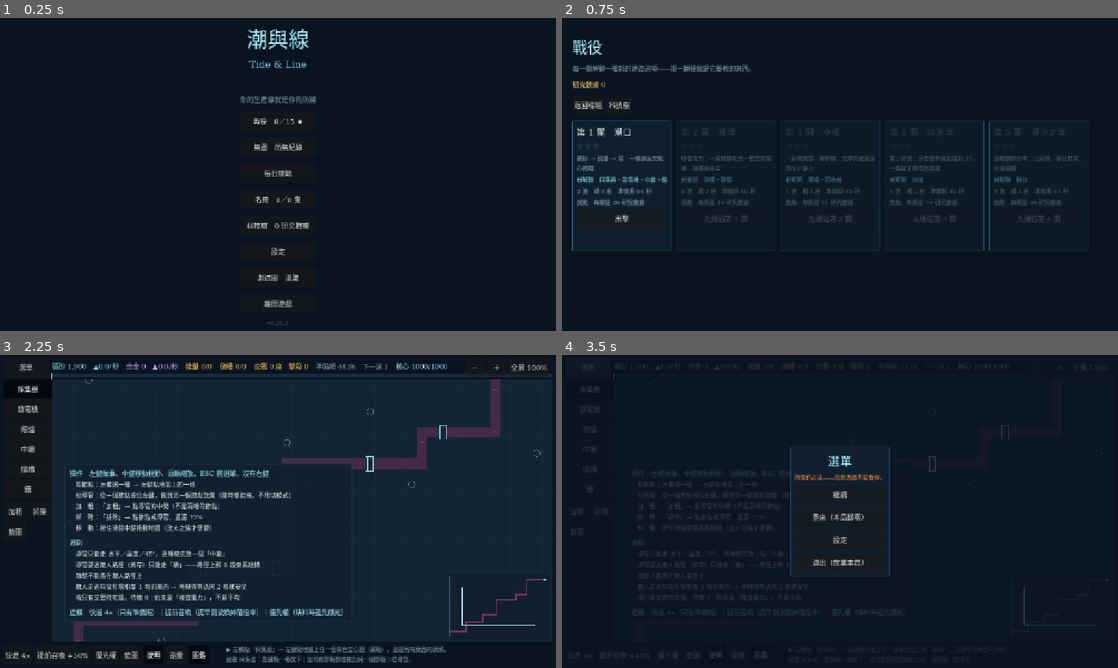
Above: before the commit, frames 1-4 (two rows, left to right).
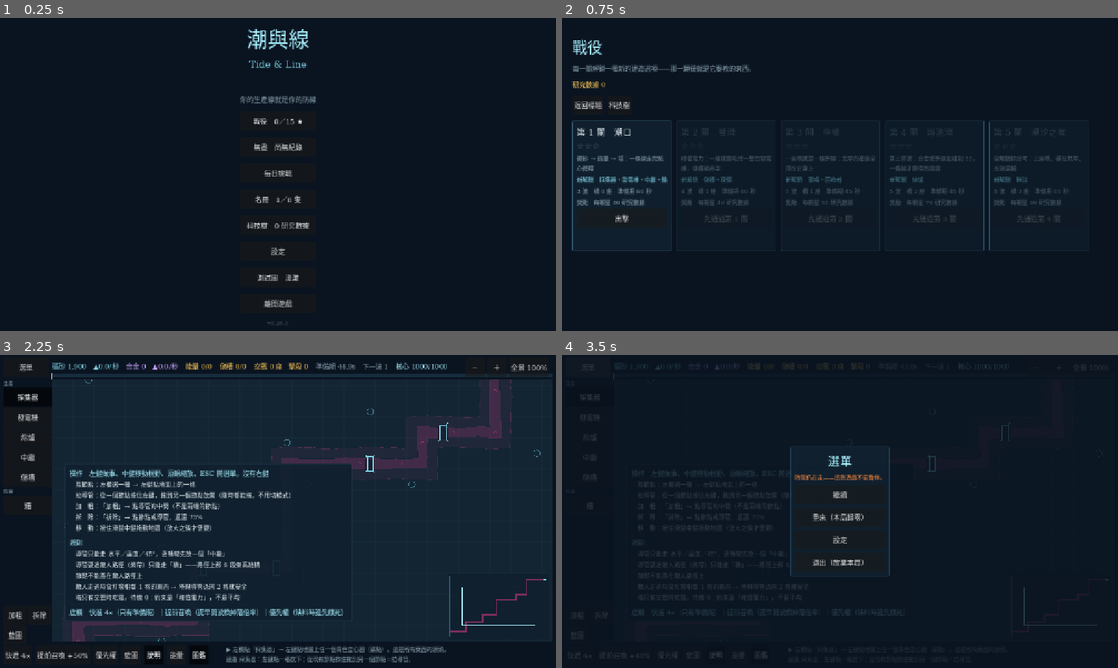
Above: after the commit, the same moments.

Repository: XiaoLin-001/TheGame
Game: Godot game, scene res://scenes/Main.tscn
Same seed, same stepped clock (60 frames per second), same inputs: the game is played once before the commit and once after it.
Inputs:
- Up to frame 1 (0.25 s): no input
- Up to frame 2 (0.75 s): click "戰役 0／15 ★" at 0.5 s
- Up to frame 3 (2.25 s): click "返回標題" at 1.25 s; click "無盡 尚無紀錄" at 2 s
- Up to frame 4 (3.5 s): click "選單" at 2.75 s

The runs differ from the first frame. In frame 3, 1.4% of the frame differs, in the area x 0-93%, y 7-92%; in frame 4, 0.1%.

Commit message:
B2.4.2／B2.4.3 美術稽核與地圖底層（VERSION 0.26.0）
對 v0.25.1 實機逐張截圖稽核（20_ART_DIRECTION.md §7），修掉 A 級全部。
稽核最重要的結論：問題大多不是「文件缺了設計」，而是「實作沒有做到文件
已經寫下的設計」——這一批多半是還債。

A-1 建造欄溢位（功能缺陷，B2.4 造成）：13 種可建造時「藍圖」鈕掉出畫面，
而 TL_CLICKTEST 全程沒紅過——_press() 是往座標送合成事件的，被蓋住甚至
被推出畫面的鈕照樣按得到（RG-139）。判準改成幾何的，並分兩種東西問：
釘住的東西不得越過 BAR_Y、最後一顆建造鈕捲到底之後要整顆在視窗內。
紅得起來。清單裝進捲動容器（M3 是 29 顆鈕，任何「剛好排得下」的方案都
只是把同一個 bug 往後推一批），順手補上生產／防線分段。

A-2 路徑帶抖動邊緣：§0 統御命題要求混沌側不對齊網格，而它一直是完美的
軸對齊矩形。Shapes.band_jitter()，振幅約 ±4px、零 RNG、掛在格點上不是
格子上（相鄰兩格共用的角落要算出同一個偏移，否則帶子會裂開）。
★ 刻意克制的第一版，等使用者看過再定案。

C-1 侵蝕暈 ＝ walk-by 傷害半徑（使用者拍板）：路徑外一格填色 ＋ 最外圈
一條輪廓線。只有填色說得出「這附近危險」，說不出「危險到哪裡為止」，
而後者才是玩家要下的決定。

A-4 核心 30 → 42px ＋ 3px 描邊 ＋ 極慢呼吸。原本和採集器沒有量級差，
而這是全遊戲唯一一個「歸零就結束」的物件。

B-1 跨越點：落影改滿格＋偏移（有偏移才讀得出高度），引道改真的 45°。
三個元素本來就都在，問題是強度與語彙。

❌ 撤回 A-3（誤判）：宣稱轉角 alpha 疊兩次，查證後完全不成立。記成
RG-141——縮圖上讀到的瑕疵，在變成工作項目之前必須先拍一張近照。

15 支 1290 項全過；八條 clicktest 全 PASS（原始碼樹與 exe 各一輪）；
TL_NAKED 檢定通過。

Co-Authored-By: Claude Opus 5 <noreply@anthropic.com>

Diff:
--- a/godot/scripts/core/GameState.gd
+++ b/godot/scripts/core/GameState.gd
@@ -10,7 +10,7 @@
 ## `0.<全域批次序號>.<修補>`。**批次編號就編在版本號裡**，所以這裡不再另存一個
 ## `BATCH` 字串——B0.6 與 B0.6.1 連續兩批都忘了同步它，標題畫面掛著 `B0.5` 三天。
 ## 兩個必須手動保持一致的常數，遲早會不一致；批次名稱在 `CHANGELOG.md` 與 git log。
-const VERSION := "0.25.1"
+const VERSION := "0.26.0"
 
 const GAME_NAME := "潮與線"
 const GAME_NAME_EN := "Tide & Line"
--- a/godot/scripts/render/Shapes.gd
+++ b/godot/scripts/render/Shapes.gd
@@ -66,6 +66,31 @@
 	return Vector2(cell.x * GRID, cell.y * GRID)
 
 
+## ★ 路徑帶的邊緣抖動（`20_ART_DIRECTION.md` §1.6、§7.1 A-2）。
+##
+## §0 是全文件的統御命題：**秩序＝直線／對齊網格／銳角；混沌＝曲線／不對齊／抖動**。
+## §1.6 因此要求路徑帶「不對齊網格的抖動邊緣」——而 B2.4.2 之前它是一個
+## **完美的軸對齊矩形**：畫面上最大的一塊混沌側元素，是整張圖裡最幾何的東西。
+##
+## ── 三個實作決定 ──────────────────────────────────────────────────────
+## **① 抖動掛在「格點」上，不是「格子」上。** 相鄰的兩格共用同一個角落，
+##    偏移量必須是那個**格點座標**的函式，兩邊才算得出同一個值——掛在格子上
+##    會讓每一格各偏各的，帶子裂成一排錯開的方塊。
+## **② 零 RNG。** 純粹是座標的函式，所以 `TL_SHOT` 同參數在任何機器上拍出
+##    同一張圖（`30_TECH_DESIGN.md` §2.4 那條紀律延伸到渲染）。
+## **③ 只有外緣抖，內部格點回傳零**（呼叫端判斷），否則帶子內部會出現裂縫。
+##
+## 振幅約 ±4px（兩個不同頻率的正弦疊加，避免看出週期）。**這是刻意克制的一版**
+## ——32px 的格子上 4px 剛好讓邊緣「不是機器畫的」，又不至於吵。
+static func band_jitter(gx: int, gy: int) -> Vector2:
+	var x := float(gx)
+	var y := float(gy)
+	return Vector2(
+		sin(x * 1.73 + y * 0.61) * 2.4 + sin(y * 2.19) * 1.6,
+		cos(y * 1.51 + x * 0.83) * 2.4 + sin(x * 2.41) * 1.6
+	)
+
+
 ## 網格線。1px、border.subtle、透明度 20%（§1.5）。
 static func draw_grid(ci: CanvasItem, rect: Rect2) -> void:
 	var c := Palette.alpha(Palette.BORDER_SUBTLE, 0.2)
--- a/godot/scripts/screens/Battle.gd
+++ b/godot/scripts/screens/Battle.gd
@@ -28,6 +28,18 @@
 ## 取在 1.2：現行三種是 1.6／1.0／0.6，門檻落在漂蟲（基準 1.0）之上一截，
 ## 所以 M3 補敵人時「比基準明顯快」才拿得到這個視覺，不是隨便快一點就有。
 const SWIFT_SPEED := 1.2
+
+## ★ 底欄的 y（B2.4.2 常數化）。它原本是三處各寫一次的 `668`，而 A-1 那個缺陷
+## 正好是「建造欄長到蓋住底欄」——兩個會互相碰撞的東西，座標必須是同一個常數。
+const BAR_Y := 668.0
+
+## 建造清單捲動區的高度。**清單再長也只會在這個區域裡捲**，模式鈕永遠釘在
+## 它下面、永遠碰不到底欄。
+##
+## 100 ＝ 模式鈕那一塊實際佔的高度：`vbox 間隔 2 ＋ 間隔物 4 ＋ 間隔 2 ＋ 兩列 44 ＋ 列間 2`。
+## ⚠ 第一版寫 96，實測差 2px（第二列的底邊落在 670，底欄在 668）——**這種
+## 「差幾個像素」的東西不要用眼睛判**，`TL_CLICKTEST` 的 `pinned_ok` 當場印出來。
+const BUILD_LIST_H := BAR_Y - 56.0 - 100.0
 
 ## 地圖左上角。36×19 格 ×32px = 1152×608；左側 120px 留給建造欄，
 ## 浮層與地圖**不重疊**（RG-20 的先行實踐，正式驗收在 B0.6）。
@@ -153,6 +165,8 @@
 var _hint: Label = null
 var _mode_buttons: Dictionary = {}
 var _build_buttons: Dictionary = {}
+## 建造清單的捲動容器（B2.4.2）。模式鈕釘在它**下面**，所以清單再長也推不動它們。
+var _build_scroll: ScrollContainer = null
 var _ff_button: Button = null
 var _summon_button: Button = null
 var _over_panel: Control = null
@@ -509,9 +523,31 @@
 	#   B2.4 在表尾接了三隻新角色之後，「最後一顆」就不再是碎浪了——測試變紅，
 	#   但壞掉的是斷言不是功能。改成問「表尾那一個是誰」，並**另外斷言它真的
 	#   要合金**：少了後半句，表尾哪天換成不用合金的節點，這條會安靜地變成空操作。
+	# ★★★★ **「按得到」不等於「看得到」**（B2.4.2，RG-139）。這一條原本只驗
+	#   最後一顆**建造鈕**的 y，而 `_press()` 是往 `global_position + size*0.5` 送
+	#   合成事件的——**一顆被底欄蓋住、甚至被推到畫面外的鈕，照樣按得到**。
+	#   B2.4 把可建造類型加到 13 種，「加粗／拆除」和底欄疊在一起、「藍圖」整顆
+	#   掉出畫面，而 `blueprint=true` 全程沒紅過。
+	#
+	#   所以判準改成**幾何的**，而且分兩種東西問——**捲出去的清單項目本來就在
+	#   視窗外，那是合法的**，會害人的是被**釘住卻被擠出去**的那幾顆：
+	#     ① 三顆模式鈕與捲動容器本身：永遠不得越過底欄（它們不會捲）。
+	#     ② 最後一顆建造鈕：**捲到底之後**必須整顆在捲動視窗內（同科技樹 RG-47）。
 	var last_type: String = String(_buildable()[_buildable().size() - 1])
 	var last_button: Button = _build_buttons[last_type]
-	var reachable: bool = last_button.global_position.y + 44.0 <= 668.0
+	var pinned_ok: bool = _build_scroll.global_position.y + _build_scroll.size.y <= BAR_Y
+	for b: Variant in _mode_buttons.values():
+		var btn := b as Button
+		if btn.global_position.y + btn.size.y > BAR_Y:
+			pinned_ok = false
+	_build_scroll.scroll_vertical = 999999
+	await get_tree().process_frame
+	var view := Rect2(_build_scroll.global_position, _build_scroll.size)
+	var reachable: bool = (
+		pinned_ok
+		and last_button.size.y >= 44.0
+		and view.encloses(Rect2(last_button.global_position, last_button.size))
+	)
 	_press(last_button)
 	_click(Vector2i(12, 12))
 	for _i in 3:
@@ -625,7 +661,7 @@
 	# 優先權面板 9 列雙欄：整張表要留在畫面內，且不得蓋掉能量面板。
 	var prio_ok: bool = (
 		_prio_panel.size.y > 0.0
-		and _prio_panel.position.y + _prio_panel.size.y <= 668.0
+		and _prio_panel.position.y + _prio_panel.size.y <= BAR_Y
 		and _prio_panel.position.x + _prio_panel.size.x <= _energy_panel.position.x
 	)
 
@@ -1779,14 +1815,102 @@
 			draw_rect(r, Palette.BG_DEEP)
 
 
+## 敵人路徑（`20_ART_DIRECTION.md` §1.6、§7.1 A-2／C-1）。
+##
+## **兩層，由外而內**：
+##   ① **侵蝕暈**（C-1）＝ 路徑外一格。它同時是**敵人 walk-by 的傷害半徑**
+##      （`10_GDD.md` §3.5：每 tick 傷害相鄰 1 格內的建築）。氣氛與規則同一個
+##      元素——一個元素答兩題，和來襲箭羽是同一條理由（§1.6）。
+##   ② **路徑帶本身**。
+##
+## 兩層都走抖動邊緣（`Shapes.band_jitter`），所以混沌側**看起來像混沌側**。
 func _draw_path() -> void:
-	# 敵人路徑屬於**混沌**側：低透明度帶狀底色（20_ART_DIRECTION.md §1.6）。
+	var pathset: Dictionary = s.sets["path"]
+	# ① 侵蝕暈：路徑外一格。**淡到不搶戲**（0.13）——它是底噪不是訊息，
+	#    玩家要讀的是「我的塔壓在這一圈裡就會被啃」，不是「這裡有東西」。
+	var halo := Palette.alpha(Palette.TIDE_DEEP, 0.13)
+	# ★ 外緣描一條線（使用者拍板：「要能讀出傷害半徑」）。
+	#   **只有填色是不夠的**——一塊淡淡的顏色說得出「這附近危險」，說不出
+	#   「危險到哪裡為止」，而後者才是玩家要下的那個決定（塔要退開幾格）。
+	#   線只描**最外圈**，所以它是一條輪廓不是第二條帶子。
+	var edge := Palette.alpha(Palette.TIDE_DEEP, 0.5)
+	for c: Vector2i in _danger_cells():
+		var quad := _band_quad(c, pathset, true)
+		draw_colored_polygon(quad, halo)
+		# 四個邊：鄰居既不是路徑也不是暈 ＝ 這一邊是最外圈。
+		for i in 4:
+			var side: Vector2i = [Vector2i(0, -1), Vector2i(1, 0), Vector2i(0, 1), Vector2i(-1, 0)][i]
+			var n := c + side
+			if not pathset.has(n) and not _is_danger(n, pathset):
+				draw_line(quad[i], quad[(i + 1) % 4], edge, 1.0)
+	# ② 路徑帶本身。
 	var band := Palette.alpha(Palette.TIDE_DEEP, 0.45)
 	for c: Vector2i in s.path:
-		draw_rect(Rect2(_world(c), Vector2(Shapes.GRID, Shapes.GRID)), band)
+		draw_colored_polygon(_band_quad(c, pathset, false), band)
 	_draw_incoming()
 	for c: Vector2i in s.map.get("crossings", []):
 		_draw_crossing(c)
+
+
+## 路徑外一格（Chebyshev 距離 1），**不含路徑本身**。
+## ＝ `10_GDD.md` §3.5 的 walk-by 傷害範圍，不是另外發明的一個半徑。
+##
+## 每幀重算：路徑 ~95 格 × 8 個鄰居 ＝ 760 次查表，比快取一份還要便宜
+## （快取要跟著地圖切換失效，而那是一個會忘記的鉤子）。
+func _danger_cells() -> Array[Vector2i]:
+	var pathset: Dictionary = s.sets["path"]
+	var seen: Dictionary = {}
+	var out: Array[Vector2i] = []
+	var size: Vector2i = s.map["size"]
+	for c: Vector2i in s.path:
+		for dy in [-1, 0, 1]:
+			for dx in [-1, 0, 1]:
+				var n := c + Vector2i(dx, dy)
+				if pathset.has(n) or seen.has(n):
+					continue
+				if n.x < 0 or n.y < 0 or n.x >= size.x or n.y >= size.y:
+					continue
+				seen[n] = true
+				out.append(n)
+	return out
+
+
+## 一格的四角多邊形，外緣帶抖動（`Shapes.band_jitter`）。
+##
+## **抖動掛在格點上**：相鄰兩格共用的角落算出同一個偏移，所以帶子不會裂開。
+## 內部格點（四周四格都在同一層裡）不偏移，否則帶子中間會出現縫。
+func _band_quad(c: Vector2i, pathset: Dictionary, halo_layer: bool) -> PackedVector2Array:
+	var quad := PackedVector2Array()
+	for corner: Vector2i in [Vector2i(0, 0), Vector2i(1, 0), Vector2i(1, 1), Vector2i(0, 1)]:
+		var g := c + corner
+		var w := _world(g)
+		if not _interior_vertex(g, pathset, halo_layer):
+			w += Shapes.band_jitter(g.x, g.y)
+		quad.append(w)
+	return quad
+
+
+## 這個格點是不是某一層的**內部**格點（四周四格都屬於該層）。
+func _interior_vertex(g: Vector2i, pathset: Dictionary, halo_layer: bool) -> bool:
+	for d: Vector2i in [Vector2i(-1, -1), Vector2i(0, -1), Vector2i(-1, 0), Vector2i(0, 0)]:
+		var cell := g + d
+		var inside: bool = pathset.has(cell)
+		if halo_layer:
+			# 暈的「內部」＝ 這一格屬於暈或屬於路徑（兩層貼在一起，交界不該抖）。
+			inside = inside or _is_danger(cell, pathset)
+		if not inside:
+			return false
+	return true
+
+
+func _is_danger(c: Vector2i, pathset: Dictionary) -> bool:
+	if pathset.has(c):
+		return false
+	for dy in [-1, 0, 1]:
+		for dx in [-1, 0, 1]:
+			if pathset.has(c + Vector2i(dx, dy)):
+				return true
+	return false
 
 
 ## ★ 來襲方向（`20_ART_DIRECTION.md` §1.6）。一條帶子只說「這裡是路」，
@@ -1808,27 +1932,51 @@
 
 ## 跨越點（橋）：**「架高」必須用畫的說清楚**——它是「橋上導管不受攻擊」
 ## 這條規則的唯一解釋（`20_ART_DIRECTION.md` §1.6）。硬性要求：一眼可辨。
+## 跨越點（橋）：**「架高」必須用畫的說清楚**——它是「橋上導管不受攻擊」
+## 這條規則的唯一解釋（`20_ART_DIRECTION.md` §1.6）。硬性要求：一眼可辨。
+##
+## ★ B2.4.2（§7.1 B-1）：三個元素**本來就都在**，問題是強度與語彙——
+##   ① 落影內縮 3px、alpha 0.55 → fit 倍率下幾乎看不到。改成**滿格 ＋ 往下偏移**，
+##      投影偏移才是「這東西浮在上面」的視覺線索（一圈等距的暗邊只是描邊）。
+##   ② 引道是**直線延長 6px**，不是 §1.6 寫的 45°。而 45° 是秩序側的既有語彙
+##      （導管只走 90°/45°，§7.2）——用它，橋才接得回玩家自己的線。
 func _draw_crossing(cell: Vector2i) -> void:
 	var p := _world(cell)
 	var g := Shapes.GRID
-	# 橋下留可見的路徑帶陰影
-	draw_rect(Rect2(p + Vector2(3, 3), Vector2(g - 6, g - 6)), Palette.alpha(Palette.BG_DEEP, 0.55))
-	# 橋面：兩條 order.cyan 平行線，方向與路徑垂直（導管要橫越）
 	var path: Dictionary = s.sets["path"]
 	var horizontal := path.has(cell + Vector2i(1, 0)) or path.has(cell + Vector2i(-1, 0))
 	var c := Palette.ORDER_CYAN
+	# 落影：滿格、往行進方向的**側邊**偏 4px。有偏移才讀得出高度。
+	var drop := Vector2(0, 4) if horizontal else Vector2(4, 0)
+	draw_rect(
+		Rect2(p + drop, Vector2(g, g)), Palette.alpha(Palette.BG_DEEP, 0.7)
+	)
 	if horizontal:
-		# 橋面沿垂直方向（導管要南北橫越），兩端伸出格外＝架高的「引道」
+		# 橋面沿垂直方向（導管要南北橫越）。
 		for dx: float in [7.0, g - 7.0]:
 			draw_line(p + Vector2(dx, -6), p + Vector2(dx, g + 6), c, 3.0)
-		# 橋頭：兩端各一條橫桿，把「這是一段結構」講清楚
 		for dy: float in [-6.0, g + 6.0]:
 			draw_line(p + Vector2(4, dy), p + Vector2(g - 4, dy), c, 2.0)
+		# ★ 45° 引道：橋頭往外張開，把橋面接回地面高度。
+		for dy: float in [-6.0, g + 6.0]:
+			var away := signf(dy)
+			for dx: float in [7.0, g - 7.0]:
+				var out_x := -6.0 if dx < g * 0.5 else 6.0
+				draw_line(
+					p + Vector2(dx, dy), p + Vector2(dx + out_x, dy + away * 6.0), c, 2.0
+				)
 	else:
 		for dy: float in [7.0, g - 7.0]:
 			draw_line(p + Vector2(-6, dy), p + Vector2(g + 6, dy), c, 3.0)
 		for dx: float in [-6.0, g + 6.0]:
 			draw_line(p + Vector2(dx, 4), p + Vector2(dx, g - 4), c, 2.0)
+		for dx: float in [-6.0, g + 6.0]:
+			var away := signf(dx)
+			for dy: float in [7.0, g - 7.0]:
+				var out_y := -6.0 if dy < g * 0.5 else 6.0
+				draw_line(
+					p + Vector2(dx, dy), p + Vector2(dx + away * 6.0, dy + out_y), c, 2.0
+				)
 
 
 func _draw_ore_cells() -> void:
@@ -2010,12 +2158,24 @@
 			draw_rect(Rect2(at, Vector2(bar.x * frac, bar.y)), Palette.WARN_ORANGE)
 		match String(n["type"]):
 			"core":
-				# 最大的幾何體，order.bright 描邊（§1.6）。
-				draw_rect(Rect2(p - Vector2(15, 15), Vector2(30, 30)), Palette.BG_RAISED)
+				# ★ **最大的幾何體**，order.bright 描邊（§1.6）。
+				#
+				# B2.4.2（§7.1 A-4）：原本是 30px，和採集器的 22px 圓沒有量級差，
+				# 而**這是全遊戲唯一一個「歸零就結束」的物件**。42px（1.3 格）＋
+				# 3px 描邊（`stroke.emphasis`）讓它在 fit 倍率下就是畫面上最大的一塊。
+				#
+				# 形狀仍是**正方**，和儲槽的同心圓、交戰環、受擊環都分得開
+				# （§4.3b「同一個位置上的兩個訊息，換顏色不夠，要換形狀」）。
+				var half := Vector2(21, 21)
+				draw_rect(Rect2(p - half, half * 2.0), Palette.BG_RAISED)
+				draw_rect(Rect2(p - half, half * 2.0), Palette.ORDER_BRIGHT, false, 3.0)
+				# 極慢的呼吸＝這張圖的心跳。**不是警示**（警示是橙色、而且更急），
+				# 所以週期取 `dur.ambient` 的兩倍、振幅只在透明度上。
+				var beat := Motion.pulse01(s.tick_count, Motion.AMBIENT * 2.0, 0.55)
 				draw_rect(
-					Rect2(p - Vector2(15, 15), Vector2(30, 30)), Palette.ORDER_BRIGHT, false, 2.0
+					Rect2(p - Vector2(8, 8), Vector2(16, 16)),
+					Palette.alpha(Palette.ORDER_BRIGHT, beat)
 				)
-				draw_rect(Rect2(p - Vector2(6, 6), Vector2(12, 12)), Palette.ORDER_BRIGHT)
 			"extractor":
 				draw_circle(p, 11.0, Palette.ORDER_CYAN)
 				draw_arc(p, 11.0, 0.0, TAU, 24, Palette.ORDER_BRIGHT, 1.5)
@@ -2556,6 +2716,16 @@
 
 	# 間距 2 而不是 4：B1.1 起建造欄有 10 種節點＋3 個模式鈕，44px 的觸控高度
 	# （手機移植前提，不能縮）乘 13 已經吃掉 572px，只剩間距可以讓。
+	#
+	# ★ B2.4.2：那句話在 B2.4 加了三隻角色之後**就不夠了**——13 種把「加粗／拆除」
+	#   推到和底欄疊在一起，「藍圖」整顆掉出畫面（RG-139），而**全收集的玩家打無盡
+	#   就是 13 種**。所以建造清單改裝進捲動容器，模式鈕釘在它下面。
+	#
+	#   為什麼是捲動而不是「壓矮一點」或「排兩欄」：44px 是手機移植的硬底線
+	#   （P2，不能縮），兩欄在 112px 欄寬裡塞不下「回收者」三個字。而真正的理由是
+	#   **這條清單還要再長一倍**——`10_GDD.md` §5 的 M3 內容矩陣是 24 隻角色，
+	#   加 5 種生產節點就是 29 顆鈕。任何「剛好排得下」的方案都只是把同一個 bug
+	#   往後推一批。
 	var col := UiKit.vbox(2)
 	col.position = Vector2(8, 56)
 	# 112 ＝ 剛好貼到地圖原點 x=120（`ORIGIN`）而不蓋住它。
@@ -2571,7 +2741,26 @@
 	# ★ 只列**這一關解鎖的**（`10_GDD.md` §7.9）。第 1 關給四顆鈕不是十顆——
 	#   十顆對一個還不知道「電是流率」的人來說不是自由，是雜訊。
 	#   一局之內這份清單不會變，所以鈕的位置仍然是固定的（R-15 的同一條理由）。
+	_build_scroll = ScrollContainer.new()
+	_build_scroll.custom_minimum_size = Vector2(112, BUILD_LIST_H)
+	_build_scroll.horizontal_scroll_mode = ScrollContainer.SCROLL_MODE_DISABLED
+	col.add_child(_build_scroll)
+	var list := UiKit.vbox(2)
+	list.size_flags_horizontal = Control.SIZE_EXPAND_FILL
+	_build_scroll.add_child(list)
+
+	# ★ 生產／防線分段（B2.4.2）。**兩段不是排版，是這一欄的整句話**——
+	#   優先權面板為了同一件事特地做了雙欄（`NodeDefs.PRIORITY_SPLIT`），
+	#   而建造欄是玩家做**同一個決定**的地方（這 40 礦砂餵產線還是餵防線）。
+	#   分段同時讓捲動清單找得到東西：29 顆一模一樣的鈕捲起來是找不到路的。
+	var seen_tower := false
 	for type: String in _buildable():
+		var is_tower: bool = bool(NodeDefs.of(type).get("tower", false))
+		if not seen_tower and is_tower:
+			seen_tower = true
+			list.add_child(_section_label("防線"))
+		elif not seen_tower and list.get_child_count() == 0:
+			list.add_child(_section_label("生產"))
 		# TL_NAKED 連造價都遮：它的語意是「隱藏所有數值標籤」，不是「隱藏狀態數值」。
 		# 鈕上**只有名字**（使用者指定，B1.3.1）：價牌在提示列的第一行，
 		# 而滑鼠移到鈕上時圖鑑浮層也會寫一次。同一個數字印三遍只是把鈕撐長。
@@ -2581,7 +2770,7 @@
 		b.mouse_entered.connect(_on_codex_show.bind(type, b))
 		b.mouse_exited.connect(_on_codex_hide)
 		_build_buttons[type] = b
-		col.add_child(UiKit.touchable(b))
+		list.add_child(UiKit.touchable(b))
 	(_build_buttons[_build_type] as Button).button_pressed = true
 
 	col.add_child(_spacer(4))
@@ -2606,7 +2795,7 @@
 	# 建造欄放不下八種節點再加動作鈕（8×44 已經吃掉 380px），
 	# 所以時間流與面板開關搬到地圖下緣那條 56px 的空帶——那裡本來就空著。
 	var bar := UiKit.hbox(8)
-	bar.position = Vector2(8, 668)
+	bar.position = Vector2(8, BAR_Y)
 	add_child(bar)
 	_ff_button = Button.new()
 	_ff_button.text = "快進 4×"
@@ -3039,6 +3228,16 @@
 	var c := Control.new()
 	c.custom_minimum_size = Vector2(0, h)
 	return c
+
+
+## 建造欄的段標題（B2.4.2）。`text.xs` ＋ `text.secondary`——它是分界不是內容，
+## 不該和鈕搶注意力。**不畫線**：兩段之間本來就有 2px 間距 ＋ 一個矮標題，
+## 再加一條線就是同一個分界講兩次（§4.3b「同一個位置上的兩個訊息」的同一條）。
+func _section_label(text: String) -> Control:
+	var l := UiKit.label(text, 11, Palette.TEXT_SECONDARY, false)
+	l.custom_minimum_size = Vector2(0, 16)
+	l.vertical_alignment = VERTICAL_ALIGNMENT_BOTTOM
+	return l
 
 
 func _on_build_type(type: String) -> void:
Not shown, changed: CHANGELOG.md
Not shown, changed: docs/20_ART_DIRECTION.md
Not shown, changed: docs/40_PRODUCTION_PLAN.md
Not shown, changed: docs/50_QA_PLAN.md
